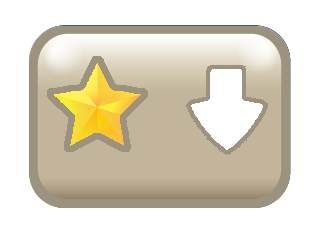
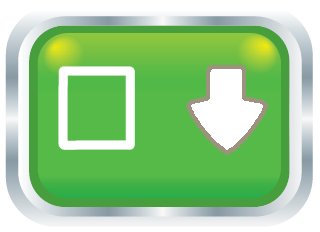
Two versions of the same layered image (320×232). Layer-by-layer changes:
hid "Star_outline_bone" over bbox(47, 56, 148, 152)
hid "star_gold" over bbox(50, 59, 145, 150)
showed "Box" over bbox(58, 66, 135, 150)
renamed "Pasted Layer #15" to "Button_bone", hid it over bbox(29, 26, 290, 208)
renamed "Pasted Layer #8" to "Button_blue", hid it over bbox(29, 25, 291, 208)
renamed "Pasted Layer #3" to "Button_border_green", showed it over bbox(5, 11, 313, 227)
